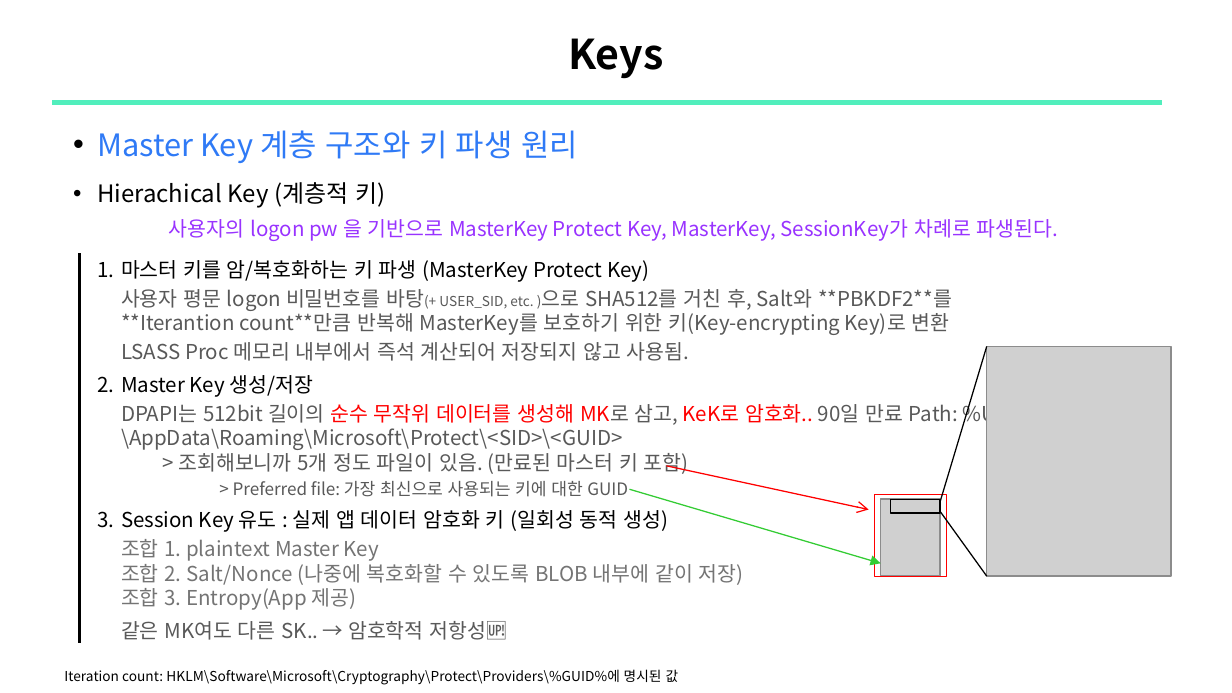
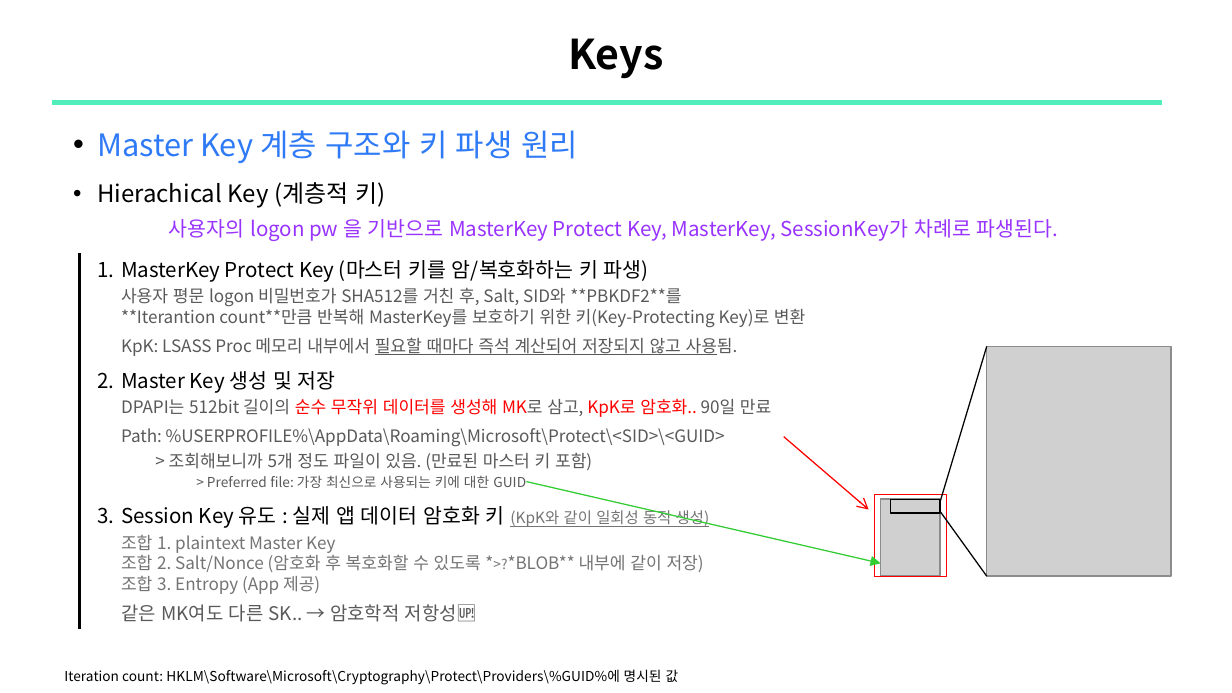
Before and after one commit to sewonpark292/SSL-Seminar, a slide deck: slide 9 of 14_DPAPI.pptx (slide 8 before the commit). Drawn at 1232x693 pixels with LibreOffice and Linux fonts; fonts in the diff are those of the drawing; grey boxes stand for pictures. Boxes give left, top, right and bottom in pixels: in the first picture for what was removed or moved away, otherwise in the second. Text is boxed around its words. In the diff, an @@ line names an element or a change of style, - is before the commit and + after.

```diff
--- a/14_DPAPI.pptx
+++ b/14_DPAPI.pptx
@@ line moved from (80, 253) - (80, 643) to (80, 253) - (80, 628) @@
@@ text at (121, 260, 805, 622): text changed; size 12 to 10 pt @@
-    1. 마스터 키를 암/복호화하는 키 파생 (MasterKey Protect Key)
-       사용자 평문 logon 비밀번호를 바탕(+ USER_SID, etc. )으로 SHA512를 거친 후, Salt와 **PBKDF2**를
-       **Iterantion count**만큼 반복해 MasterKey를 보호하기 위한 키(Key-encrypting Key)로 변환
-       LSASS Proc 메모리 내부에서 즉석 계산되어 저장되지 않고 사용됨.
-    2. Master Key 생성/저장
-       DPAPI는 512bit 길이의 순수 무작위 데이터를 생성해 MK로 삼고, KeK로 암호화.. 90일 만료 Path: %USERPROFILE%\AppData\Roaming\Microsoft\Protect\<SID>\<GUID>
-       > 조회해보니까 5개 정도 파일이 있음. (만료된 마스터 키 포함)
-       > Preferred file: 가장 최신으로 사용되는 키에 대한 GUID
-    3. Session Key 유도 : 실제 앱 데이터 암호화 키 (일회성 동적 생성)
-       조합 1. plaintext Master Key
-       조합 2. Salt/Nonce (나중에 복호화할 수 있도록 BLOB 내부에 같이 저장)
-       조합 3. Entropy(App 제공)
-       같은 MK여도 다른 SK.. → 암호학적 저항성🆙
+    1. MasterKey Protect Key (마스터 키를 암/복호화하는 키 파생)
+       사용자 평문 logon 비밀번호가 SHA512를 거친 후, Salt, SID와 **PBKDF2**를
+       **Iterantion count**만큼 반복해 MasterKey를 보호하기 위한 키(Key-Protecting Key)로 변환
+       KpK: LSASS Proc 메모리 내부에서 필요할 때마다 즉석 계산되어 저장되지 않고 사용됨.
+    2. Master Key 생성 및 저장
+       DPAPI는 512bit 길이의 순수 무작위 데이터를 생성해 MK로 삼고, KpK로 암호화.. 90일 만료
+       Path: %USERPROFILE%\AppData\Roaming\Microsoft\Protect\<SID>\<GUID>
+       > 조회해보니까 5개 정도 파일이 있음. (만료된 마스터 키 포함)
+       > Preferred file: 가장 최신으로 사용되는 키에 대한 GUID
+    3. Session Key 유도 : 실제 앱 데이터 암호화 키 (KpK와 같이 일회성 동적 생성)
+       조합 1. plaintext Master Key
+       조합 2. Salt/Nonce (암호화 후 복호화할 수 있도록 *>?*BLOB** 내부에 같이 저장)
+       조합 3. Entropy (App 제공)
+       같은 MK여도 다른 SK.. → 암호학적 저항성🆙
@@ arrow moved from (630, 489) - (881, 563) to (526, 482) - (881, 563) @@
```
Also in this commit, not shown: 8 other slides changed, 8 slides added, 9 slides removed.
